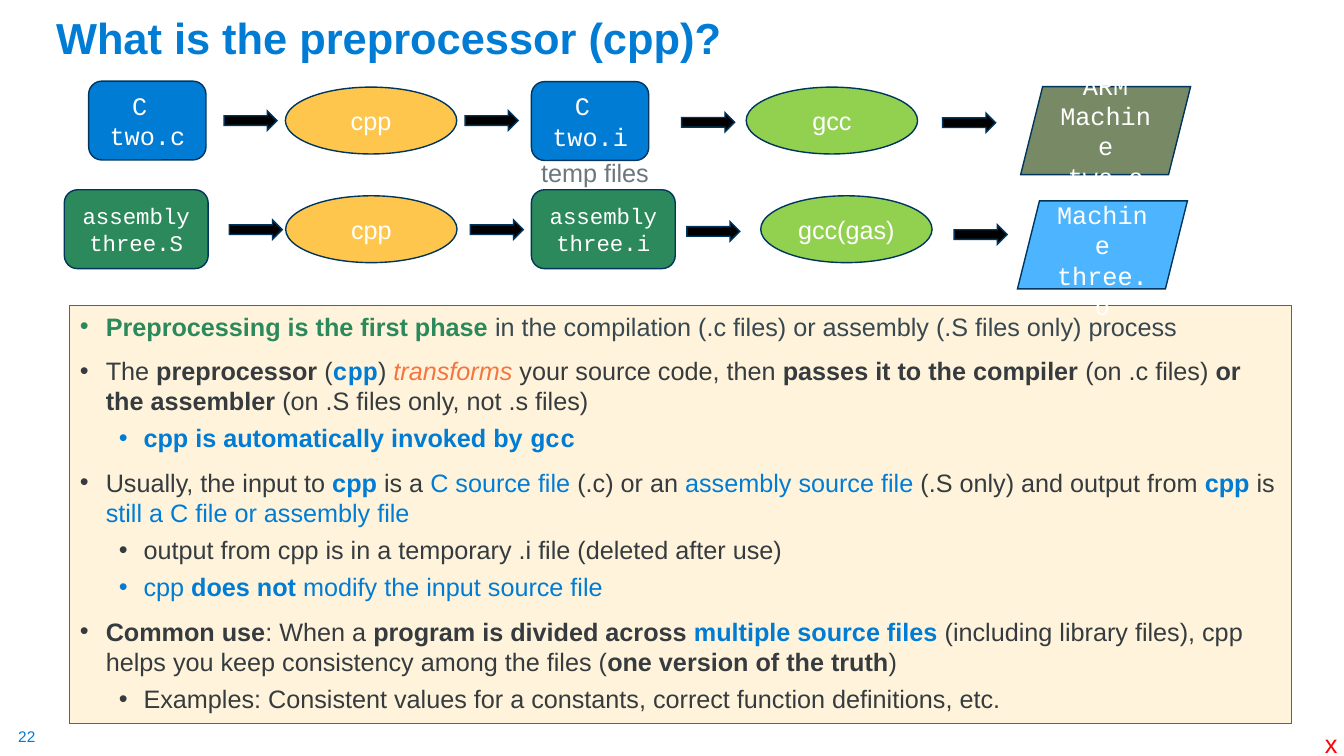
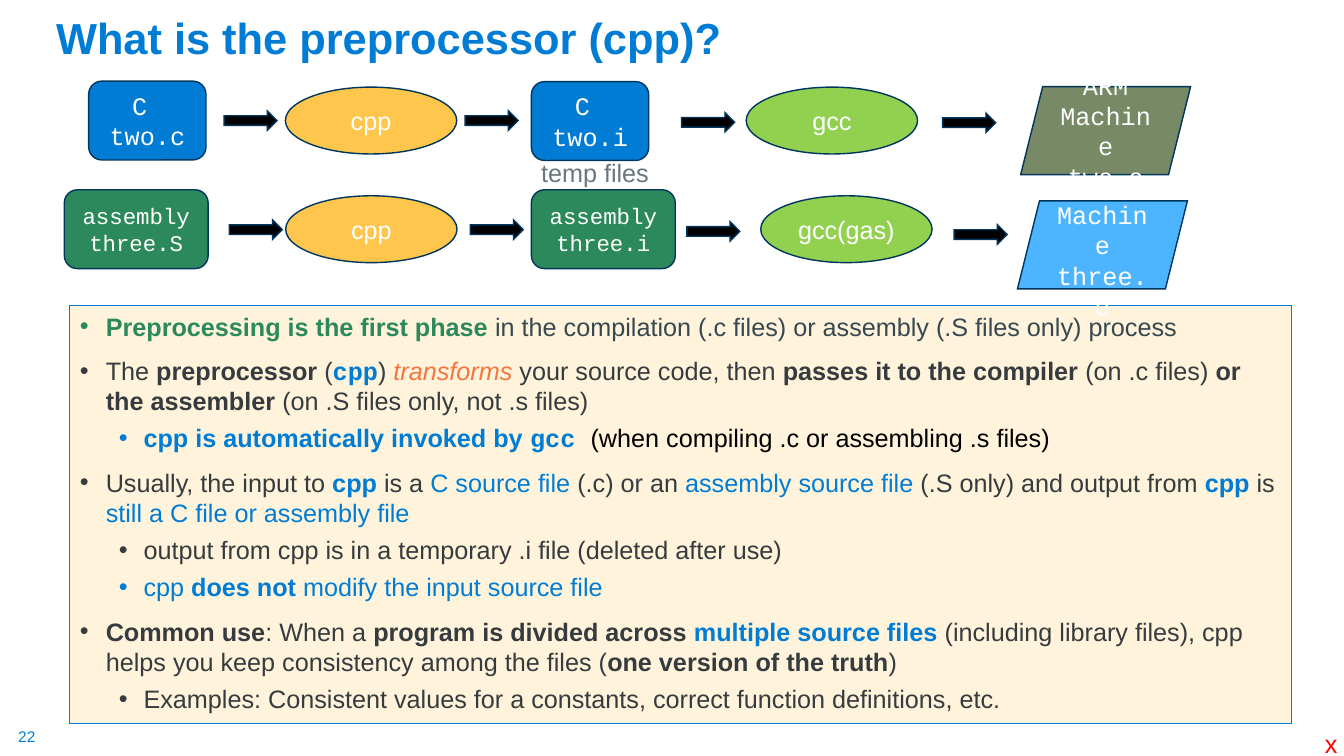
Before and after one commit to cse30-sp24/Muller-Slides, a slide deck: slide 22 of Lecture-2.pptx. Drawn at 1344x756 pixels with LibreOffice and Linux fonts; fonts in the diff are those of the drawing. Boxes give left, top, right and bottom in pixels: in the first picture for what was removed or moved away, otherwise in the second. Text is boxed around its words. In the diff, an @@ line names an element or a change of style, - is before the commit and + after.

```diff
--- a/Lecture-2.pptx
+++ b/Lecture-2.pptx
@@ text at (x1=144, y1=428, x2=1050, y2=453): text changed; text colour #007CD5 to #000000; bold off @@
-  • cpp is automatically invoked by gcc
+  • cpp is automatically invoked by gcc (when compiling .c or assembling .s files)
```
Also in this commit, not shown: 5 other slides changed, 56 slides removed, 3 other files.
